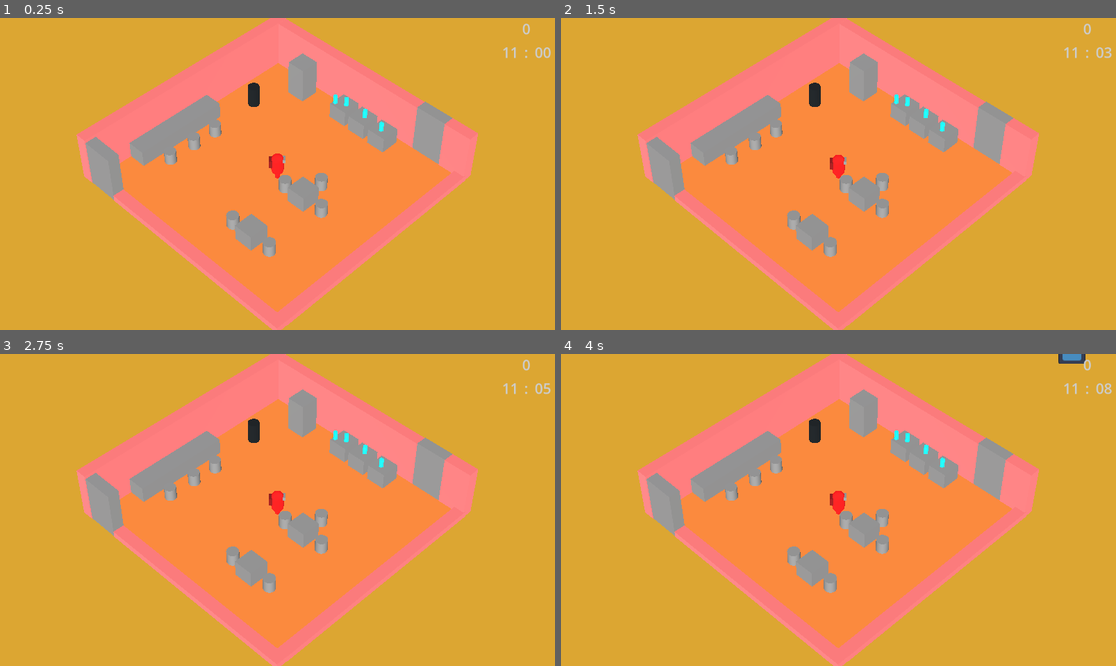
Above: before the commit, frames 1-4 (two rows, left to right).
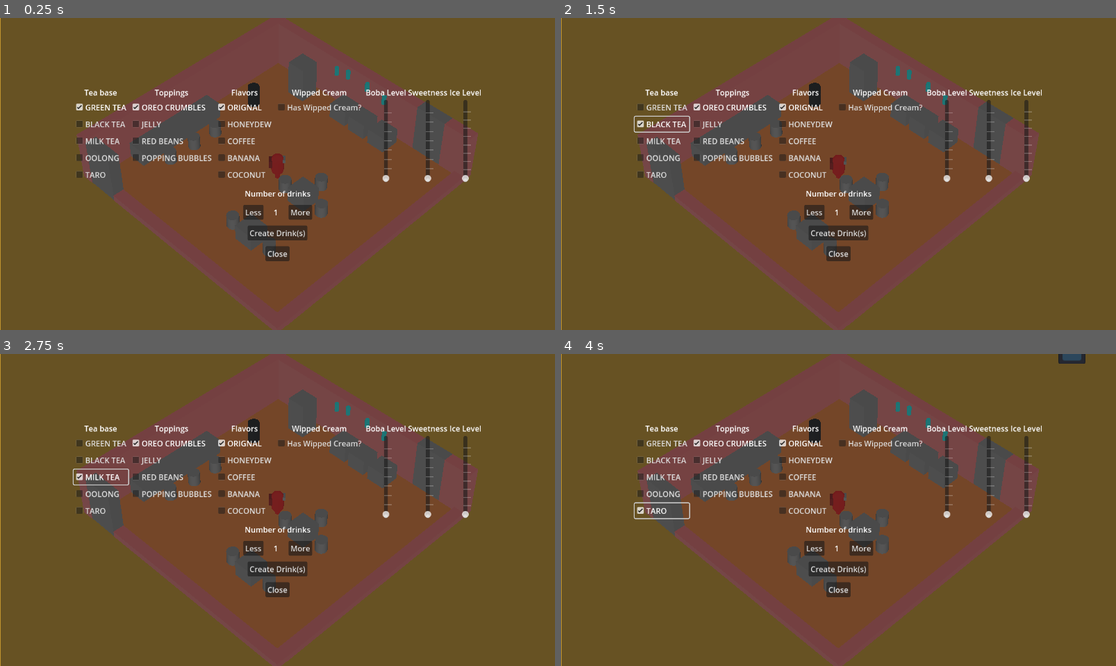
Above: after the commit, the same moments.

Repository: Kamjam/Bobaeria-Cafe
Game: Godot game, scene res://Scenes/Main.tscn
Two runs of this game, one before a commit and one after it. Both use one fixed random seed, a clock stepped at 60 frames per second and the inputs below. The engine's default icon, where the game draws it, is replaced by a stand-in: a white triangle on a blue panel in a dark square.
Inputs (mouse positions are in pixels of both pictures, inside the frame that each line leads up to):
- Up to frame 1 (0.25 s): no input
- Up to frame 2 (1.5 s): click (660, 108) at 0.5 s, where only the run after the commit has a clickable "GREEN TEA"; click (660, 124) at 1.25 s, where only the run after the commit has a clickable "BLACK TEA"
- Up to frame 3 (2.75 s): click (99, 475) at 2 s, where only the run after the commit has a clickable "MILK TEA"
- Up to frame 4 (4 s): click (660, 494) at 2.75 s, where only the run after the commit has a clickable "OOLONG"; click (660, 510) at 3.5 s, where only the run after the commit has a clickable "TARO"

The runs differ from the first frame. In frame 1, 100% of the frame differs, in the area x 0-100%, y 0-100%; in frame 2, 100%; in frame 3, 100%; in frame 4, 100%.

Commit message:
Added drink spawner
-added drink spawner script and prefab
- added drink constructor UI to main scene
_drinks can now be spawned into the main scene

Diff:
--- /dev/null
+++ b/bobaeria-cafe/Boba/drink_prefab.tscn
@@ -0,0 +1,29 @@
+[gd_scene load_steps=6 format=3 uid="uid://bjtfe6tjtspxo"]
+
+[ext_resource type="Script" path="res://Boba/scripts/drink.gd" id="1_kutml"]
+[ext_resource type="Script" path="res://JoeFolder/bobaDrink.gd" id="2_b2aec"]
+
+[sub_resource type="Resource" id="Resource_u4b6p"]
+script = ExtResource("2_b2aec")
+drinkName = ""
+bubbleLevel = 0
+teaBase = 0
+flavor = 0
+topping = 0
+sweetness = 0
+iceLevel = 0
+hasWhippedCream = false
+
+[sub_resource type="StandardMaterial3D" id="StandardMaterial3D_7676s"]
+albedo_color = Color(0.394948, 0.315569, 0, 1)
+
+[sub_resource type="CylinderMesh" id="CylinderMesh_0vwta"]
+material = SubResource("StandardMaterial3D_7676s")
+bottom_radius = 0.25
+
+[node name="Node3D" type="Node3D"]
+script = ExtResource("1_kutml")
+_drink_resource = SubResource("Resource_u4b6p")
+
+[node name="MeshInstance3D" type="MeshInstance3D" parent="."]
+mesh = SubResource("CylinderMesh_0vwta")
--- /dev/null
+++ b/bobaeria-cafe/Boba/drink_spawner.gd
@@ -0,0 +1,30 @@
+extends Node
+
+@export var _drink_prefab: PackedScene
+
+var _drink_spawn_dict: Dictionary = {}
+
+@export var _drink_spawn_points: Array[Node3D]
+
+@export var _drink_constructor: DrinkConstructor
+
+func _ready() -> void:
+	pass
+	if _drink_constructor != null:
+		_drink_constructor.drink_created.connect(_spawn_drink)
+
+	for points in _drink_spawn_points:
+		_drink_spawn_dict[points] = null
+
+func _spawn_drink(drink_to_spawn: bobaDrink):
+
+	for point in _drink_spawn_points:
+		if _drink_spawn_dict[point] == null:
+			var spawned_tea: Tea = _drink_prefab.instantiate()
+			point.add_child(spawned_tea)
+
+			spawned_tea.global_position = point.global_position
+			spawned_tea.set_drink_instance(drink_to_spawn)
+
+			_drink_spawn_dict[point] = spawned_tea
+			return
--- a/bobaeria-cafe/Boba/scripts/drink.gd
+++ b/bobaeria-cafe/Boba/scripts/drink.gd
@@ -1,21 +1,7 @@
 class_name drink
 extends Node
 
-var boba: Boba.Boba
-var flavors: Flavors.Flavor
-var ice_level: int
-var topping: Toppings.Topping
-var sweetness: int
-var teabase: Teabase.Base
-var whipped_cream: bool
+@export var _drink_resource: bobaDrink = bobaDrink.new()
 
-func _init(boba_type: Boba.Boba, flavor_type: Flavors.Flavor, ice_type: int,
-topping_type: Toppings.Topping, sweetness_type: int, base_type:Teabase.Base,
-cream_type: bool) -> void:
-	boba = boba_type
-	flavors = flavor_type
-	ice_level = ice_type
-	topping = topping_type
-	sweetness = sweetness_type
-	teabase = base_type
-	whipped_cream = cream_type
+func set_drink_instance(set_drink: bobaDrink):
+	_drink_resource = set_drink
--- a/bobaeria-cafe/Prefabs/tea.gd
+++ b/bobaeria-cafe/Prefabs/tea.gd
@@ -1,8 +1,13 @@
+class_name Tea
 extends Area3D
 
 var selected = false
 var player
 
+@export var _drink_resource: bobaDrink = bobaDrink.new()
+
+func set_drink_instance(set_drink: bobaDrink):
+	_drink_resource = set_drink
 
 
 #func _ready() -> void:
--- a/bobaeria-cafe/Scenes/DrinkConstructorMenu.tscn
+++ b/bobaeria-cafe/Scenes/DrinkConstructorMenu.tscn
@@ -15,13 +15,22 @@
 
 [node name="Control" type="Control"]
 layout_mode = 3
-anchors_preset = 15
-anchor_right = 1.0
-anchor_bottom = 1.0
+anchors_preset = 8
+anchor_left = 0.5
+anchor_top = 0.5
+anchor_right = 0.5
+anchor_bottom = 0.5
 grow_horizontal = 2
 grow_vertical = 2
 script = ExtResource("1_jnf6v")
 _cooldown_timer = 2.0
+
+[node name="Panel" type="Panel" parent="."]
+layout_mode = 0
+offset_left = -575.0
+offset_top = -326.0
+offset_right = 577.0
+offset_bottom = 330.0
 
 [node name="VBoxContainer" type="VBoxContainer" parent="."]
 layout_mode = 1
--- a/bobaeria-cafe/Scenes/Main.tscn
+++ b/bobaeria-cafe/Scenes/Main.tscn
@@ -1,8 +1,9 @@
-[gd_scene load_steps=28 format=3 uid="uid://cgi74d48wt8qo"]
+[gd_scene load_steps=30 format=3 uid="uid://cgi74d48wt8qo"]
 
 [ext_resource type="PackedScene" uid="uid://7cmxluwvpp1r" path="res://Time/time_system.tscn" id="1_jmxwn"]
+[ext_resource type="PackedScene" uid="uid://dup83nxucg4u2" path="res://Scenes/DrinkConstructorMenu.tscn" id="1_lpg72"]
 [ext_resource type="PackedScene" uid="uid://d0u83fayrvkma" path="res://Player/player.tscn" id="1_n77sb"]
-[ext_resource type="PackedScene" uid="uid://bg0l6trxtasyy" path="res://Prefabs/Trash.tscn" id="1_vutgy"]
+[ext_resource type="PackedScene" path="res://Prefabs/Trash.tscn" id="1_vutgy"]
 [ext_resource type="Texture2D" uid="uid://b46y5njumyqi3" path="res://icon.svg" id="2_c3ovl"]
 [ext_resource type="PackedScene" uid="uid://cgtxsrha2o255" path="res://Prefabs/Tea.tscn" id="2_iq2yb"]
 [ext_resource type="Resource" uid="uid://bc4pt7uxm52as" path="res://DrinkResources/TestDrink.tres" id="3_bcw0s"]
@@ -10,8 +11,9 @@
 [ext_resource type="Script" path="res://JoeFolder/Scripts/TableManager.gd" id="4_h2ysp"]
 [ext_resource type="Script" path="res://JoeFolder/Scripts/StudentSpawner.gd" id="5_g7obn"]
 [ext_resource type="PackedScene" uid="uid://do5p4i335e27s" path="res://JoeFolder/student.tscn" id="6_6hi14"]
-[ext_resource type="PackedScene" uid="uid://8b7le07s2bwh" path="res://JoeFolder/door_trigger.tscn" id="8_7hgyd"]
+[ext_resource type="PackedScene" path="res://JoeFolder/door_trigger.tscn" id="8_7hgyd"]
 [ext_resource type="PackedScene" uid="uid://c7cgcijvuyqhn" path="res://Time/Time GUI.tscn" id="9_1qeq3"]
+[ext_resource type="PackedScene" uid="uid://ckuvr458mwi4f" path="res://drink_spawner.tscn" id="13_tc6j1"]
 
 [sub_resource type="NavigationMesh" id="NavigationMesh_qm2hx"]
 vertices = PackedVector3Array(16.6537, 0.0398855, -7.70873, 16.9037, 0.0398855, -7.20873, 50.1537, 0.0398855, -38.7087, …(2848 unchanged characters)…
@@ -61,6 +63,9 @@
 ticks_per_sec = 120
 
 [node name="Time GUI" parent="." instance=ExtResource("9_1qeq3")]
+visible = false
+
+[node name="Control" parent="." instance=ExtResource("1_lpg72")]
 
 [node name="THE SUN" parent="." node_paths=PackedStringArray("time_system") instance=ExtResource("3_m4rye")]
 time_system = NodePath("../TimeSystem")
@@ -155,6 +160,9 @@
 [node name="MeshInstance3D" type="MeshInstance3D" parent="NavigationRegion3D/Table6"]
 mesh = SubResource("BoxMesh_5cmy4")
 
+[node name="DrinkSpawnPoint" type="Node3D" parent="NavigationRegion3D/Table6"]
+transform = Transform3D(1, -1.81899e-11, 2.98023e-08, 3.63798e-12, 1, -3.63798e-12, -2.98023e-08, 3.63798e-12, 1, 8.65459e-05, 0.773498, -2.95639e-05)
+
 [node name="Table7" type="StaticBody3D" parent="NavigationRegion3D"]
 transform = Transform3D(0, 0, -1.7, 0, 1.7, 0, 1.7, 0, 0, 14.0364, 0.532608, 4.95702)
 
@@ -164,6 +172,9 @@
 [node name="MeshInstance3D" type="MeshInstance3D" parent="NavigationRegion3D/Table7"]
 mesh = SubResource("BoxMesh_5cmy4")
 
+[node name="DrinkSpawnPoint" type="Node3D" parent="NavigationRegion3D/Table7"]
+transform = Transform3D(1, 0, 0, 0, 1, 0, 0, 0, 1, 0, 0.792233, 0)
+
 [node name="Table8" type="StaticBody3D" parent="NavigationRegion3D"]
 transform = Transform3D(0, 0, -1.7, 0, 1.7, 0, 1.7, 0, 0, 13.977, 0.532608, 7.17143)
 
@@ -172,6 +183,9 @@
 
 [node name="MeshInstance3D" type="MeshInstance3D" parent="NavigationRegion3D/Table8"]
 mesh = SubResource("BoxMesh_5cmy4")
+
+[node name="DrinkSpawnPoint" type="Node3D" parent="NavigationRegion3D/Table8"]
+transform = Transform3D(1, 0, 0, 0, 1, 0, 0, 0, 1, 0, 0.819812, 0)
 
 [node name="Camera3D" type="Camera3D" parent="." groups=["Cam"]]
 transform = Transform3D(1, -2.10734e-08, 2.10734e-08, -1.77636e-15, 0.707107, 0.707107, -2.98023e-08, -0.707107, 0.707107, 0, 59.493, 59.531)
@@ -190,16 +204,16 @@
 environment = SubResource("Environment_dmqok")
 
 [node name="Tea" parent="." instance=ExtResource("2_iq2yb")]
-transform = Transform3D(1, 0, 0, 0, 1, 0, 0, 0, 1, 5.75034, 1.87048, -6.60963)
+transform = Transform3D(1, 0, 0, 0, 1, 0, 0, 0, 1, 5.75034, 4.78788, -6.60963)
 
 [node name="Tea2" parent="." instance=ExtResource("2_iq2yb")]
-transform = Transform3D(1, 0, 0, 0, 1, 0, 0, 0, 1, 7.19492, 1.97628, -5.01267)
+transform = Transform3D(1, 0, 0, 0, 1, 0, 0, 0, 1, 7.19492, 4.82656, -5.01267)
 
 [node name="Tea3" parent="." instance=ExtResource("2_iq2yb")]
-transform = Transform3D(1, 0, 0, 0, 1, 0, 0, 0, 1, 8.43361, 1.97628, -3.40882)
+transform = Transform3D(1, 0, 0, 0, 1, 0, 0, 0, 1, 8.43361, 4.84212, -3.40882)
 
 [node name="Tea4" parent="." instance=ExtResource("2_iq2yb")]
-transform = Transform3D(1, 0, 0, 0, 1, 0, 0, 0, 1, 4.83153, 1.97628, -6.80929)
+transform = Transform3D(1, 0, 0, 0, 1, 0, 0, 0, 1, 4.83153, 5.01766, -6.80929)
 
 [node name="Boundary" type="StaticBody3D" parent="."]
 
@@ -321,3 +335,8 @@
 
 [node name="Trash" parent="." instance=ExtResource("1_vutgy")]
 transform = Transform3D(1, 0, 0, 0, 1, 0, 0, 0, 1, -2.02721, 0.791596, -8.64735)
+
+[node name="DrinkSpawner" parent="." node_paths=PackedStringArray("_drink_spawn_points", "_drink_constructor") instance=ExtResource("13_tc6j1")]
+_drink_prefab = ExtResource("2_iq2yb")
+_drink_spawn_points = [NodePath("../NavigationRegion3D/Table8/DrinkSpawnPoint"), NodePath("../NavigationRegion3D/Table7/DrinkSpawnPoint"), NodePath("../NavigationRegion3D/Table6/DrinkSpawnPoint")]
+_drink_constructor = NodePath("../Control")
--- a/bobaeria-cafe/test_drink_constructor.tscn
+++ b/bobaeria-cafe/drink_constructor.tscn
@@ -4,6 +4,4 @@
 
 [node name="Node3D" type="Node3D"]
 script = ExtResource("1_jknv7")
-boba_level = null
-_number_of_drinks_to_construct = null
 _cooldown_timer = 2.0
--- /dev/null
+++ b/bobaeria-cafe/drink_spawner.tscn
@@ -0,0 +1,6 @@
+[gd_scene load_steps=2 format=3 uid="uid://ckuvr458mwi4f"]
+
+[ext_resource type="Script" path="res://Boba/drink_spawner.gd" id="1_sls3j"]
+
+[node name="DrinkSpawner" type="Node3D"]
+script = ExtResource("1_sls3j")
